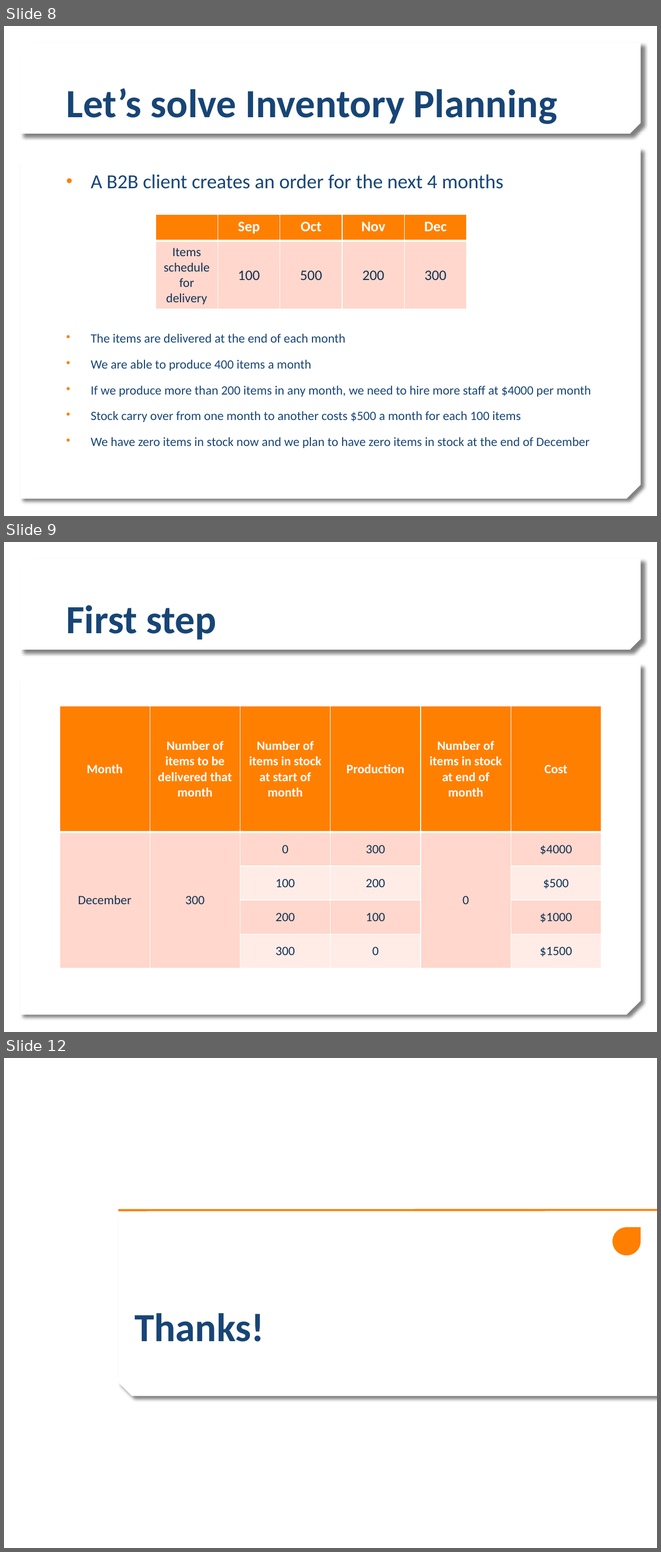
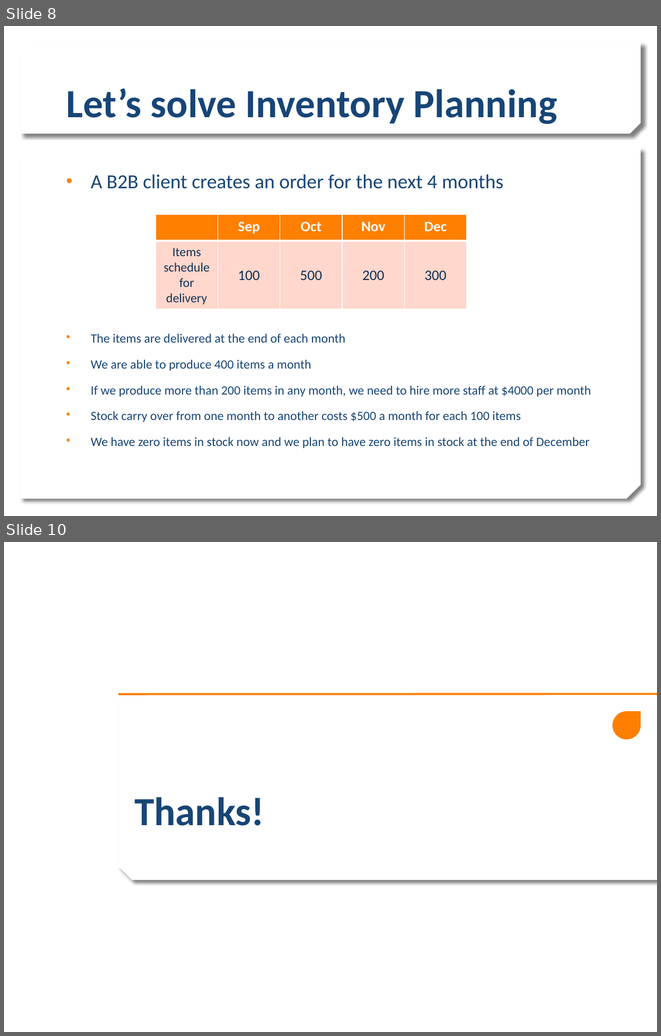
Before and after one commit to rirypheng/dynamic-programming, a slide deck: DP - Warehouse Problem.pptx. Shown one above the other, each under a label of ours: slides 8, 9 and 12 before the commit, slides 8 and 10 after it; the slides between them are not shown. The pictures are 661x1552 and 661x1036 pixels, drawn with LibreOffice and Linux fonts; fonts in the diff are those of the drawing; background and template pictures are left out. Boxes give left, top, right and bottom in pixels: in the first picture for what was removed or moved away, otherwise in the second. Text is boxed around its words. In the diff, an @@ line names an element or a change of style, - is before the commit and + after.

```diff
--- a/DP - Warehouse Problem.pptx
+++ b/DP - Warehouse Problem.pptx
@@ slide 9 removed at <box>4,542,657,1032</box>, background picture (left out); not listed: 2 template elements that a slide beside it also shows @@
@@ title removed at <box>66,605,217,640</box> @@
-First step
@@ table removed at <box>60,706,600,968</box>, 5 rows, 6 columns @@
-Month | Number of items to be delivered that month | Number of items in stock at start of month | Production | Number of items in stock at end of month | Cost
-December | 300 | 0 | 300 | 0 | $4000
- |  | 100 | 200 |  | $500
- |  | 200 | 100 |  | $1000
- |  | 300 | 0 |  | $1500
@@ what was slide 12 is now slide 10 @@
```
Also in this commit, not shown: 2 slides changed, 1 other slide removed.
